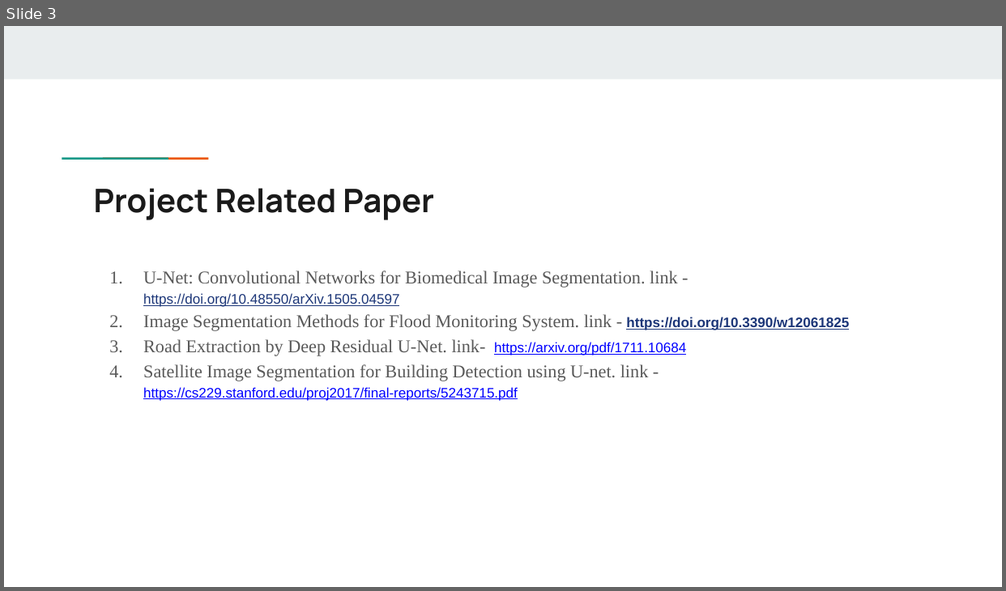
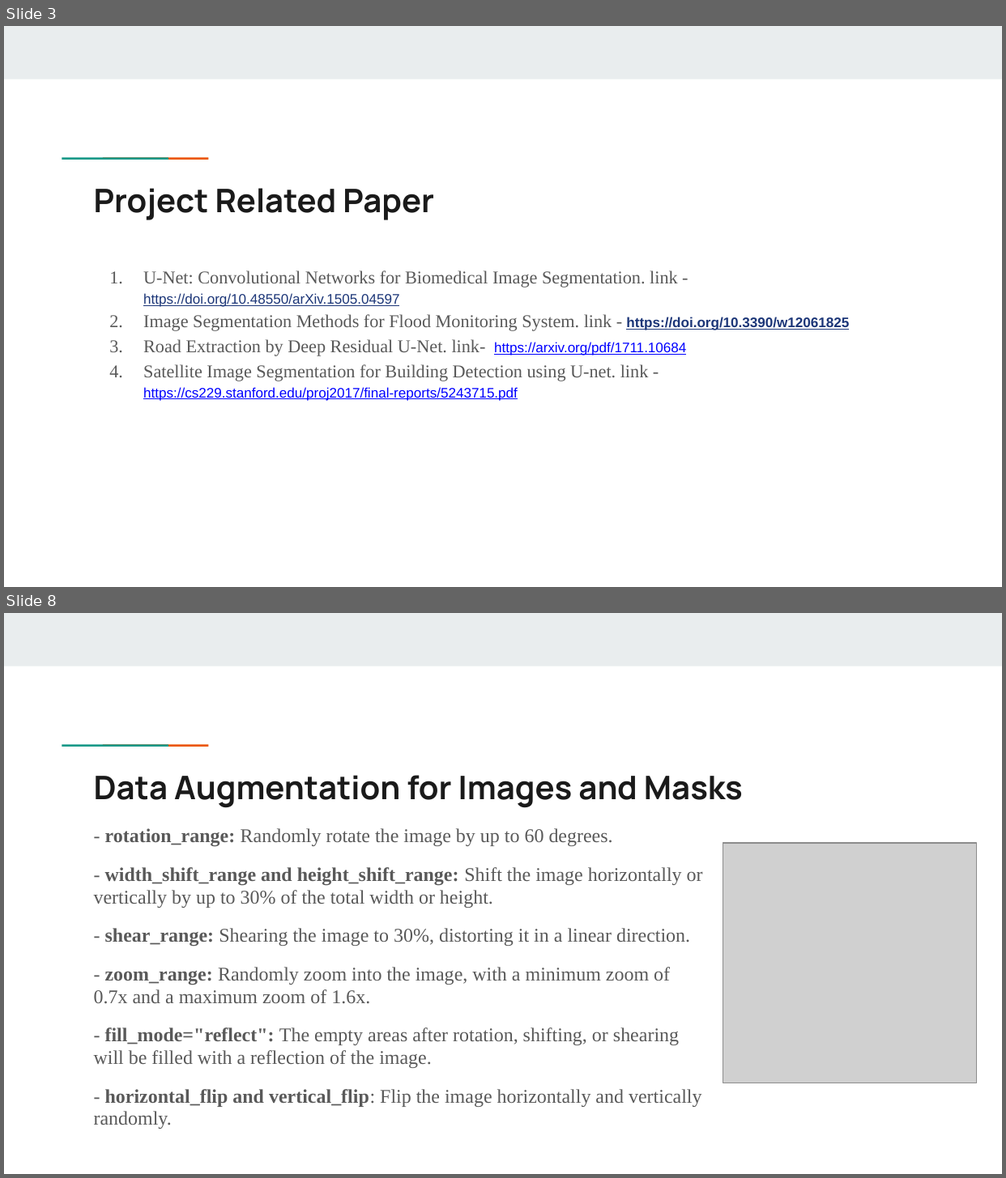
Before and after one commit to Shaoun18/CSE713, a slide deck: Final Project/Task_4b/Flood Impact Detection on Roads Using U-Net.pptx. Shown one above the other, each under a label of ours: slide 3 before the commit, slides 3 and 8 after it; the slides between them are not shown. The pictures are 1006x591 and 1006x1178 pixels, drawn with LibreOffice and Linux fonts; fonts in the diff are those of the drawing; grey boxes stand for pictures. Boxes give left, top, right and bottom in pixels: in the first picture for what was removed or moved away, otherwise in the second. Text is boxed around its words. In the diff, an @@ line names an element or a change of style, - is before the commit and + after.

```diff
--- a/Final Project/Task_4b/Flood Impact Detection on Roads Using U-Net.pptx
+++ b/Final Project/Task_4b/Flood Impact Detection on Roads Using U-Net.pptx
@@ slide 8 added at bbox=[4, 613, 1002, 1174], background #FFFFFF; not listed: 3 template elements that a slide beside it also shows @@
@@ title added at bbox=[94, 775, 743, 808], 23.4 pt, text #1A1A1A, bold @@
+Data Augmentation for Images and Masks
@@ text added at bbox=[94, 828, 703, 1129], 14 pt, text #595959 @@
+- rotation_range: Randomly rotate the image by up to 60 degrees.
+- width_shift_range and height_shift_range: Shift the image horizontally or vertically by up to 30% of the total width or height.
+- shear_range: Shearing the image to 30%, distorting it in a linear direction.
+- zoom_range: Randomly zoom into the image, with a minimum zoom of 0.7x and a maximum zoom of 1.6x.
+- fill_mode="reflect": The empty areas after rotation, shifting, or shearing will be filled with a reflection of the image.
+- horizontal_flip and vertical_flip: Flip the image horizontally and vertically randomly.
@@ picture added at bbox=[722, 842, 976, 1083] @@
```
Also in this commit, not shown: 2 slides changed, 6 other slides added.
